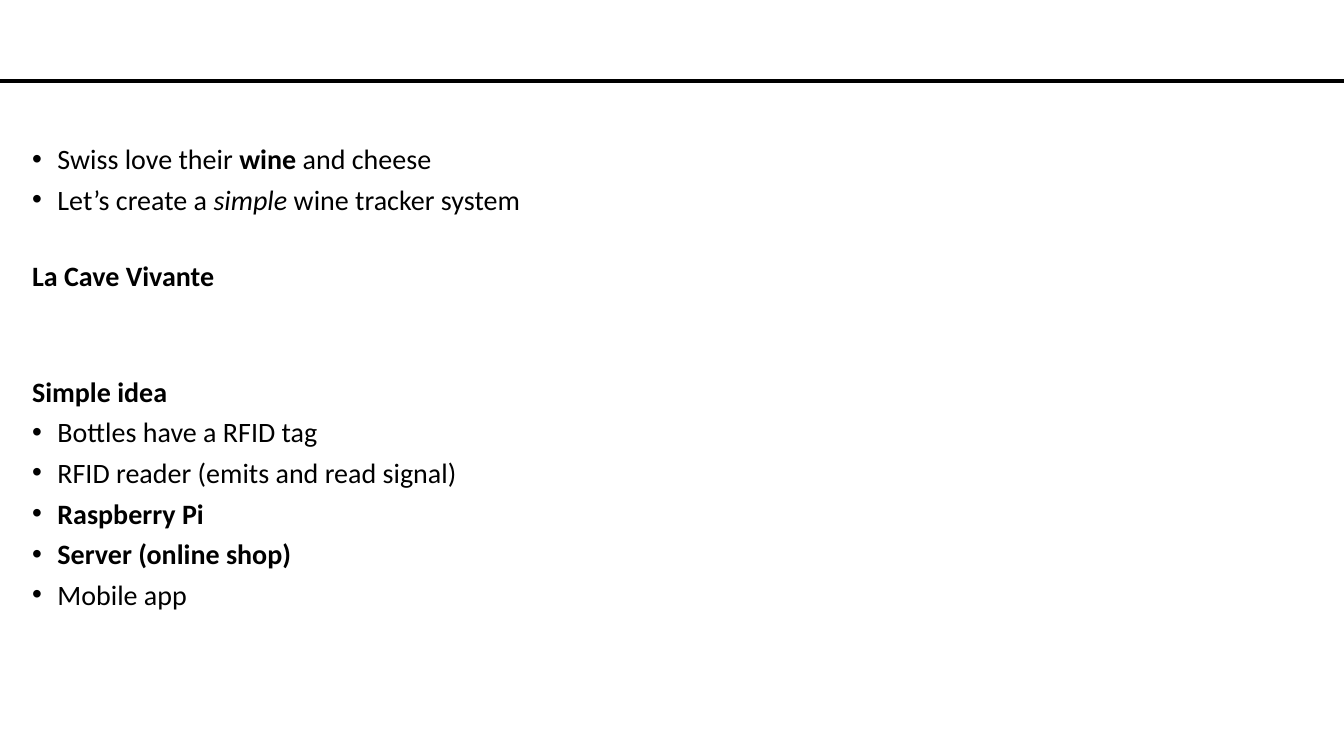
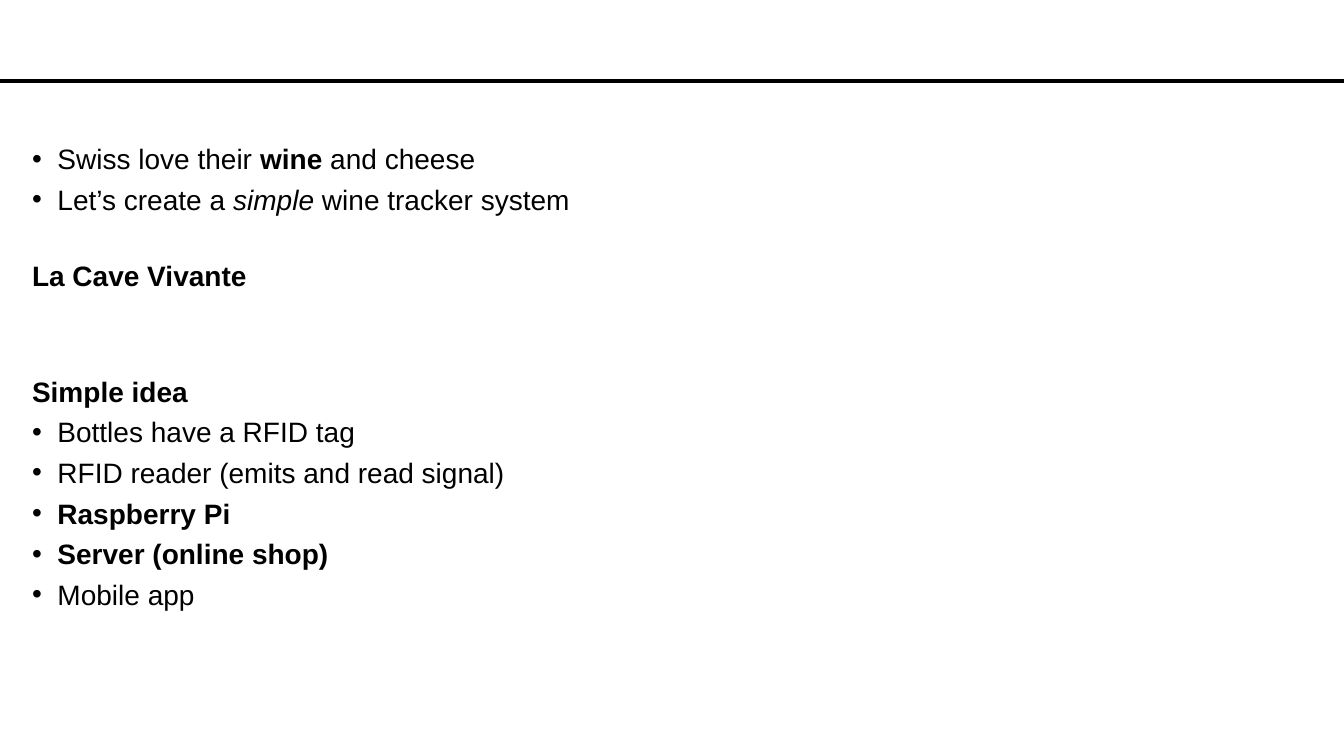
Before and after one commit to 4Tel/blog_test, a slide deck: slide 4 of static/slide.pptx. Drawn at 1344x756 pixels with LibreOffice and Linux fonts; fonts in the diff are those of the drawing. Boxes give left, top, right and bottom in pixels: in the first picture for what was removed or moved away, otherwise in the second. Text is boxed around its words. In the diff, an @@ line names an element or a change of style, - is before the commit and + after.

Commit message:
v0.04.005 Fix: format.pptx (table font)

```diff
--- a/static/slide.pptx
+++ b/static/slide.pptx
@@ text "Swiss love their wine and ..." at (32, 148, 570, 610): font Calibri to Arial @@
```
Also in this commit, not shown: 2 other slides changed, 3 other files.
